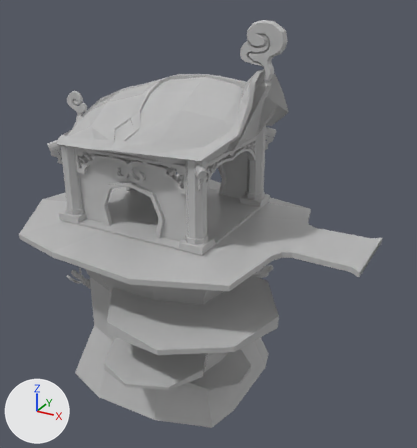
The FBX model Assets/1.Scenes/BGSceneFolder/BG_Prefabs/make Assets/Water/Water House map.fbx as it was, and as the next commit left it.
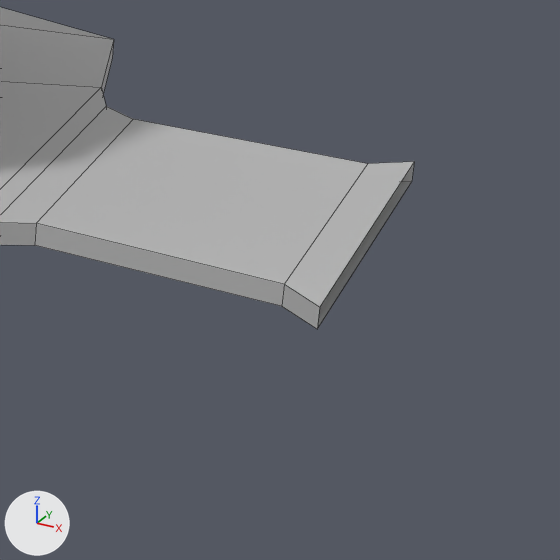
Old and new are each drawn whole from a 50 mm camera at (0.16, 9.1, 7.54) aimed at (-8.48, 24.81, -0.32) and again close up on the part from 68% to 100% of the width and 45% to 74% of the height. Arrows for +X, +Y and +Z are at lower left; the lights stay in place. The last two pictures show the newer version. The close-ups show mesh edges as thin lines. Where no turn or scale is listed for an object, it has been applied to the vertices. Vertices at exactly the same position are counted once.
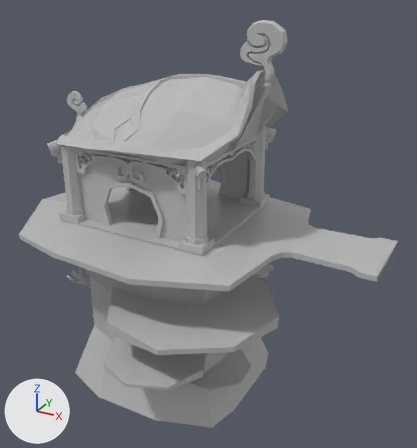
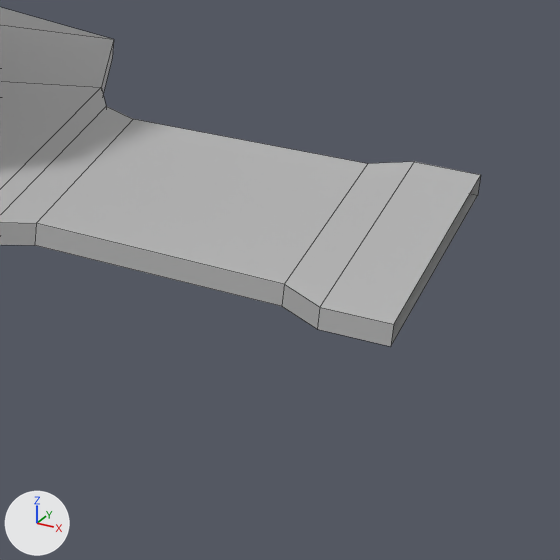
Pixel boxes [x1, y1, x2, y2] of what changed, in the close-ups (560 x 560 px):
'Object018', reshaped: before [0, 7, 414, 329]; after [0, 7, 481, 346]
part 1 of me_mesh_001, added: after [317, 162, 481, 346]

The change, as a diff of the scene's bpy script:
```diff
--- a/Assets/1.Scenes/BGSceneFolder/BG_Prefabs/make Assets/Water/Water House map.fbx.py
+++ b/Assets/1.Scenes/BGSceneFolder/BG_Prefabs/make Assets/Water/Water House map.fbx.py
@@ me_mesh_001 @@
 # used by ob_object018; location = (-8.898, 24.742, -3.361)
 # verts and faces of me_mesh_001; kept vertices keep their numbers, new ones are numbered from 116
 # before: 0 (5.9, 1.45, 3.19) at pixel (414, 161), 1 (5.9, -1.15, 3.19) at pixel (319, 307), 2 (5.9, -1.15, 3.03) at pixel (317, 329), 3 (5.9, 1.45, 3.03) at pixel (411, 181)
-me_mesh_001.from_pydata(...)  # 116 vertices, 88 faces; spans x -5.9..5.9, y -4.18..4.18, z -3.19..3.19
+me_mesh_001.from_pydata(...)  # 120 vertices, 92 faces; spans x -5.9..6.39, y -4.18..4.18, z -3.19..3.19
+# me_mesh_001 part 1
+for new, old in zip([*range(116, 120)], [*range(0, 4)]): verts[new] = verts[old] + (0.49, 0.0, 0.0)
+faces += [(0, 1, 117, 116), (1, 2, 118, 117), (2, 3, 119, 118), (0, 116, 119, 3)]
 me_mesh_001.materials.append(mat_material__686)
```
